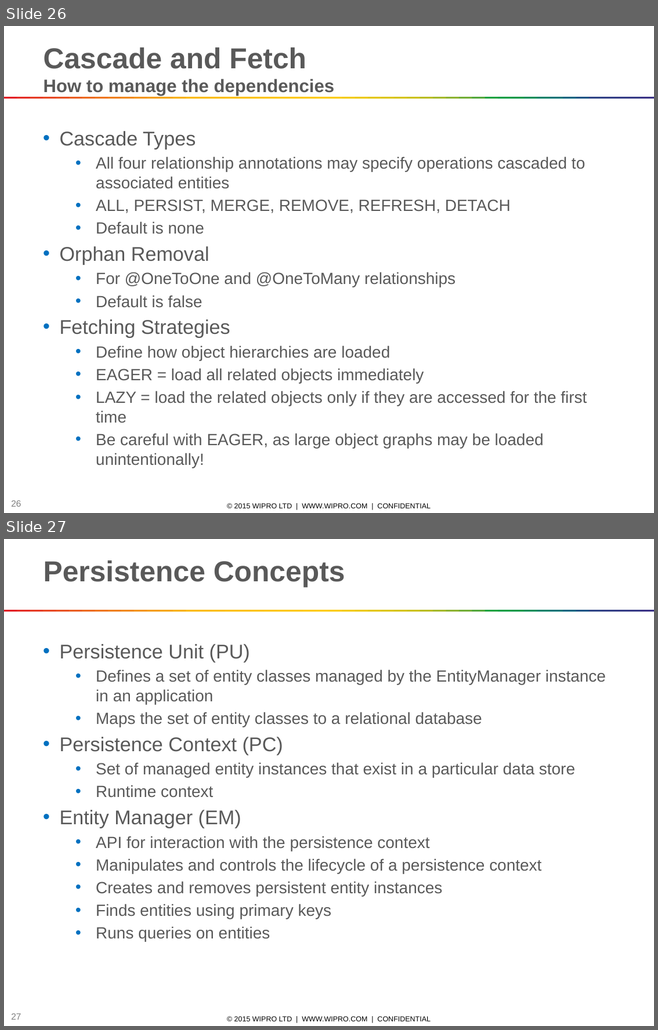
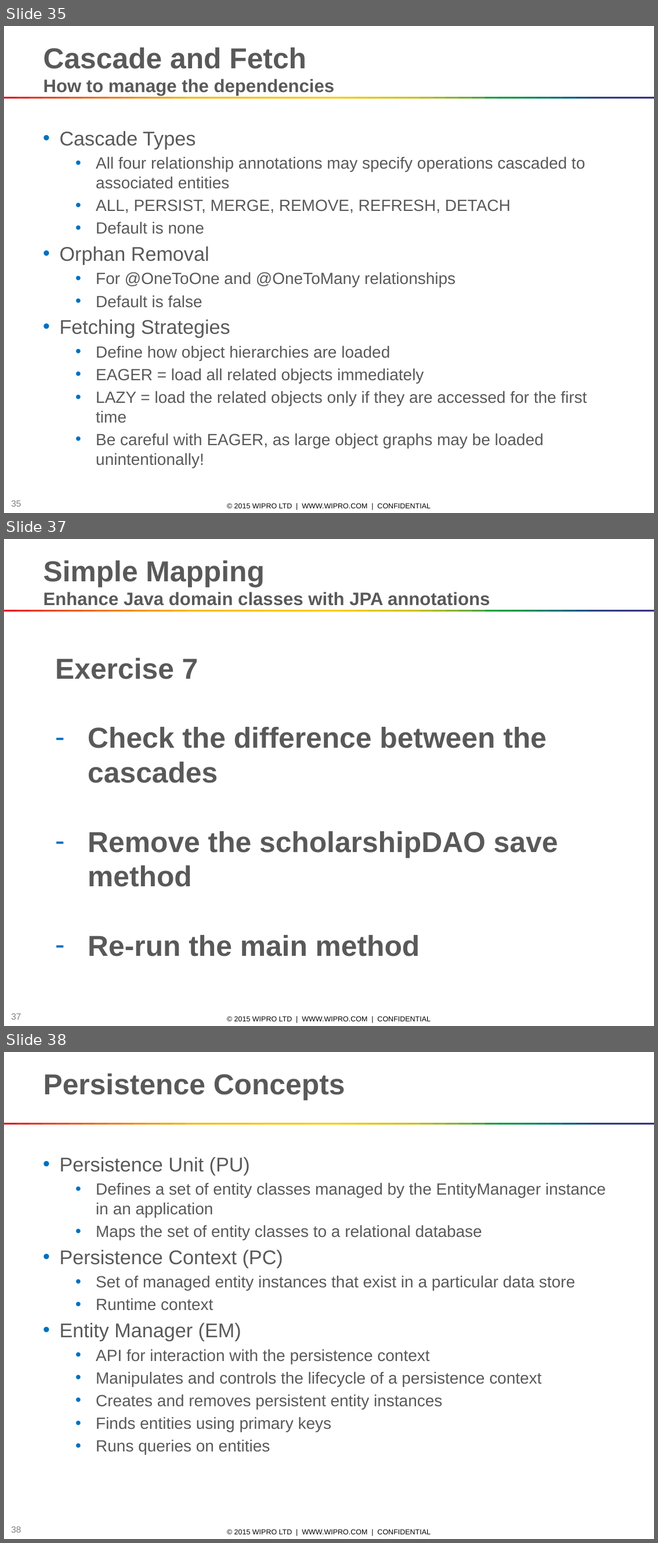
Before and after one commit to marcelsamaruga/wiproTraining, a slide deck: Java Persistence API and Hibernate.pptx. Shown one above the other, each under a label of ours: slides 26 and 27 before the commit, slides 35, 37 and 38 after it; the slides between them are not shown. The pictures are 658x1030 and 658x1543 pixels, drawn with LibreOffice and Linux fonts; fonts in the diff are those of the drawing. Boxes give left, top, right and bottom in pixels: in the first picture for what was removed or moved away, otherwise in the second. Text is boxed around its words. In the diff, an @@ line names an element or a change of style, - is before the commit and + after.

```diff
--- a/Java Persistence API and Hibernate.pptx
+++ b/Java Persistence API and Hibernate.pptx
@@ slide 37 added at <box>4,539,654,1026</box>, background #FFFFFF; not listed: 53 template elements that a slide beside it also shows @@
@@ text added at <box>43,560,489,606</box>, 20 pt, text #595959, bold @@
+Simple Mapping
+Enhance Java domain classes with JPA annotations
@@ text added at <box>55,658,558,957</box>, 32 pt, text #595959, bold @@
+Exercise 7
+– Check the difference between the cascades
+– Remove the scholarshipDAO save method
+– Re-run the main method
@@ what was slide 26 is now slide 35 @@
@@ page number at <box>11,500,21,507</box>: text changed @@
-26
+35
@@ what was slide 27 is now slide 38 @@
@@ page number at <box>11,1526,21,1533</box>: text changed @@
-27
+38
```
Also in this commit, not shown: 4 slides changed, 16 other slides added.
